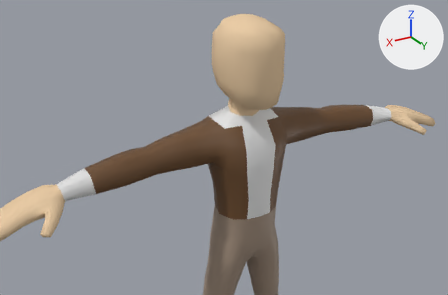
Before and after pictures for a commit that changed the Blender file BlenderModels/KennifiedPlayerModel.blend.
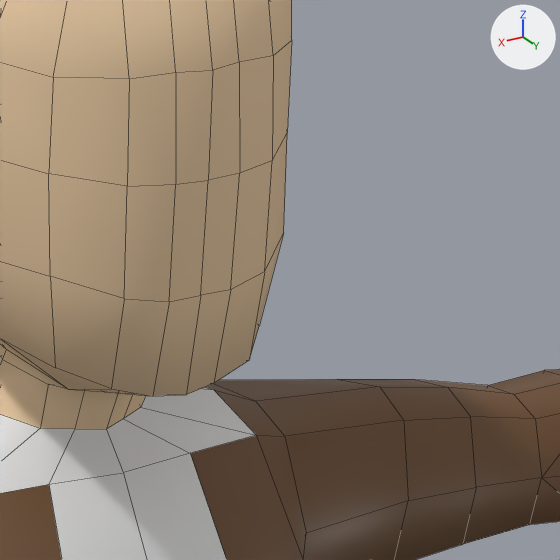
There are two pictures of each version: one whole from a 50 mm camera at (0.835, 1.307, 1.553) aimed at (0.135, 0.14, 0.97), one close up on the part from 52% to 74% of the width and 14% to 47% of the height. Lighting does not change. The marker at upper right points along +X, +Y and +Z. The last two pictures show the newer version. The close-ups show mesh edges as thin lines.

In view in the first close-up: 'characterLargeFemale'.
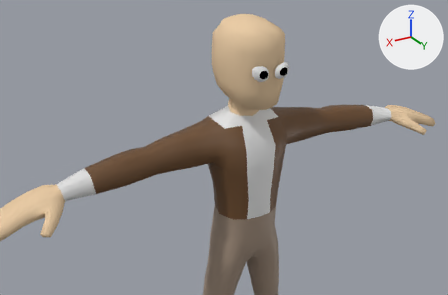
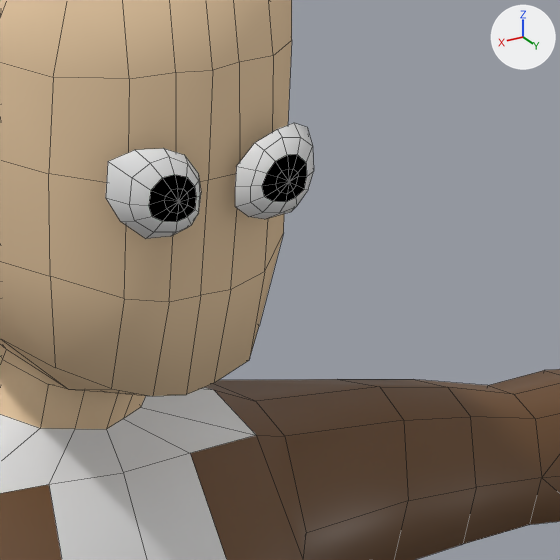
Commit message: Add some uncanny-looking eyes

What differs and where, as boxes [x1, y1, x2, y2] in the close-ups (560 x 560 px):
'EyesMesh', added
    after: [106, 123, 314, 239]
    faces in mat_eyewhite (white #e7e7e7): [106, 123, 314, 239]
    faces in mat_pupil: [149, 154, 307, 222]

Edits to the bpy script that builds the scene:
```text
Add mat_pupil:
    mat_pupil = bpy.data.materials.new('Pupil')
    mat_pupil.use_nodes = True; mat_pupil.node_tree.nodes.clear()
    _N = mat_pupil.node_tree.nodes; _L = mat_pupil.node_tree.links
    n0 = _N.new('ShaderNodeOutputMaterial'); n0.name = 'Material Output'
    n1 = _N.new('ShaderNodeBackground'); n1.name = 'Background'
    n1.inputs[0].default_value = (0.0, 0.0, 0.0, 1.0)  # 'Color', black #000000
    _L.new(n1.outputs[0], n0.inputs[0])  # 'Background' to 'Surface'
Add mat_eyewhite:
    mat_eyewhite = principled_material('EyeWhite')
    mat_eyewhite.base_color = (0.8, 0.8, 0.8)  # white #e7e7e7
Add me_circle:
    me_circle.from_pydata(...)  # 49 vertices, 48 faces; spans x -0.0527..-0.0087, y -0.0212..0.0177, z 0.0463..0.0657
    me_circle.polygons.foreach_set('use_smooth', [True] * 48)
    # faces by material slot: [24, 24]
    me_circle.materials.append(mat_eyewhite)  # white #e7e7e7
    me_circle.materials.append(mat_pupil)
Add ob_eyesmesh:
    ob_eyesmesh = bpy.data.objects.new('EyesMesh', me_circle)
    ob_eyesmesh.location = (0.0, 0.0833, 1.1318)
    ob_eyesmesh.rotation_euler = (-1.571, 0.0, 0.0)  # degrees (-90, 0, 0)
    _m = ob_eyesmesh.modifiers.new('Mirror', 'MIRROR')
```
